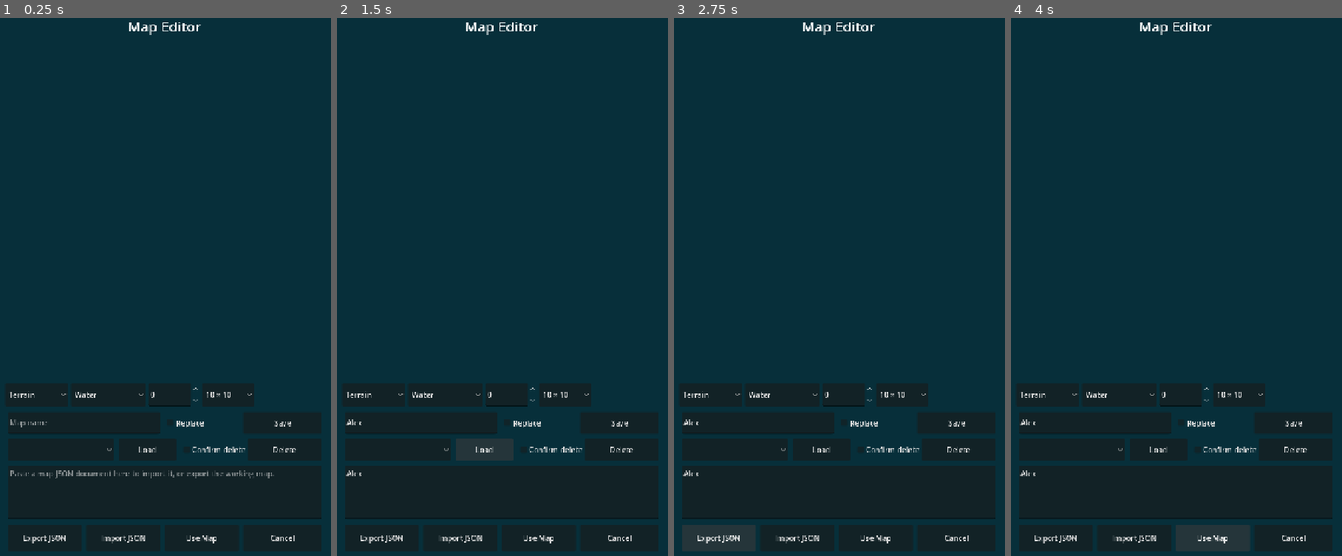
Above: before the commit, frames 1-4 (left to right).
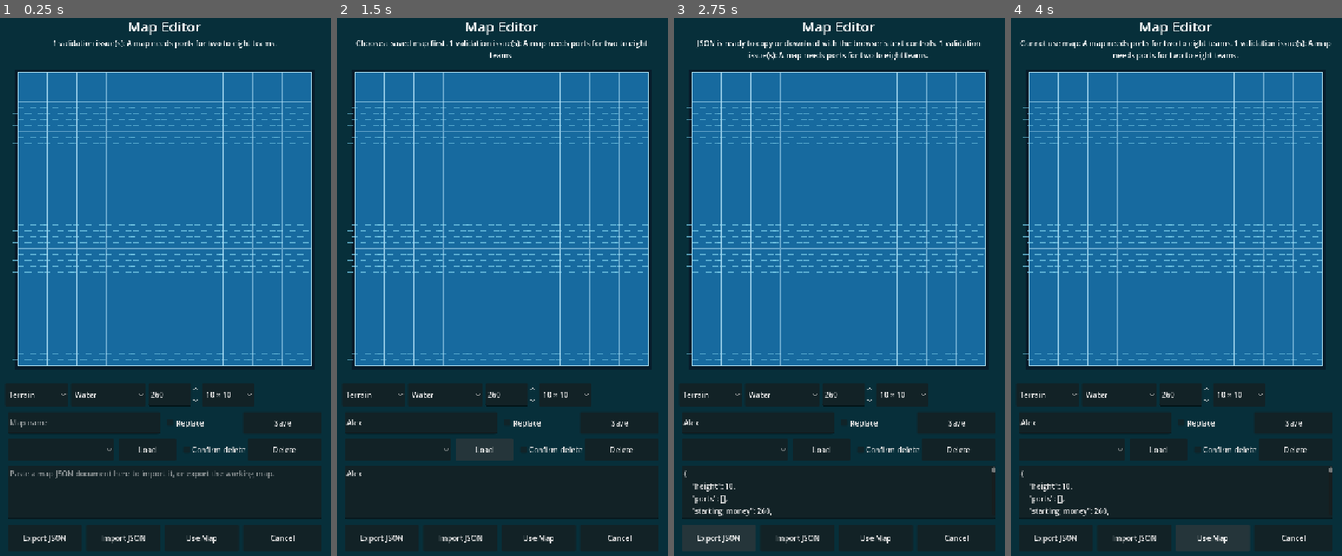
Above: after the commit, the same moments.

Repository: superdav42/henrys-boats
Game: Godot game, scene res://scenes/map_editor.tscn
Same seed, same stepped clock (60 frames per second), same inputs: the game is played once before the commit and once after it. This scene is started directly instead of the project's main scene.
Inputs (mouse positions are in pixels of both pictures, inside the frame that each line leads up to):
- Up to frame 1 (0.25 s): no input
- Up to frame 2 (1.5 s): click (419, 421) at 0.52 s; type "Alex" at 0.6 s; click (502, 491) at 0.75 s; type "Alex" at 0.83 s; click "Load" at 1.25 s
- Up to frame 3 (2.75 s): click "Export JSON" at 2 s
- Up to frame 4 (4 s): click "Import JSON" at 2.75 s; click "Use Map" at 3.5 s

The runs differ from the first frame. In frame 1, 49% of the frame differs, in the area x 3-95%, y 4-72%; in frame 2, 49%; in frame 3, 50%, in the area x 2-98%, y 4-93%; in frame 4, 50%.
Error before the commit: Invalid access to property or key 'starting_money' on a base object of type 'Nil'. (res://scripts/map_editor.gd:45)

Commit message:
wip: restore editable map rendering

Diff:
--- a/scenes/main.tscn
+++ b/scenes/main.tscn
@@ -7,10 +7,12 @@
 [node name="Main" type="Node2D"]
 script = ExtResource("1_main_script")
 
-[node name="Background" type="ColorRect" parent="."]
+[node name="BackgroundLayer" type="CanvasLayer" parent="."]
+layer = -10
+
+[node name="Background" type="ColorRect" parent="BackgroundLayer"]
 offset_right = 720.0
 offset_bottom = 1280.0
-z_index = -100
 color = Color(0.027451, 0.184314, 0.227451, 1)
 mouse_filter = 2
 
--- a/scenes/map_editor.tscn
+++ b/scenes/map_editor.tscn
@@ -6,10 +6,12 @@
 [node name="MapEditor" type="Node2D"]
 script = ExtResource("1_editor")
 
-[node name="Background" type="ColorRect" parent="."]
+[node name="BackgroundLayer" type="CanvasLayer" parent="."]
+layer = -10
+
+[node name="Background" type="ColorRect" parent="BackgroundLayer"]
 offset_right = 720.0
 offset_bottom = 1280.0
-z_index = -100
 color = Color(0.027451, 0.184314, 0.227451, 1)
 mouse_filter = 2
 
--- a/scripts/map_board.gd
+++ b/scripts/map_board.gd
@@ -7,6 +7,7 @@
 const BASE_CELL_SIZE := 64.0
 const MIN_ZOOM := 0.05
 const MAX_ZOOM := 2.0
+const DETAILED_TERRAIN_MIN_ZOOM := 0.25
 @export var view_rect := Rect2(24, 270, 672, 520)
 var map_data
 var units: Array[Dictionary] = []
@@ -24,6 +25,7 @@
 
 func set_match(new_map, new_units: Array[Dictionary], selected_id: int, team_id: int, stats: Dictionary) -> void:
 	var should_fit: bool = map_data != new_map
+	visible = true
 	map_data = new_map
 	units = new_units
 	selected_unit_id = selected_id
@@ -37,6 +39,7 @@
 
 func set_editor_map(new_map) -> void:
 	var should_fit: bool = map_data != new_map
+	visible = true
 	map_data = new_map
 	units = new_map.starting_units
 	selected_unit_id = -1
@@ -60,7 +63,7 @@
 	pan = view_rect.position + (view_rect.size - fitted_size) * 0.5
 
 func _process(delta: float) -> void:
-	if visible and map_data != null:
+	if visible and map_data != null and zoom_level >= DETAILED_TERRAIN_MIN_ZOOM:
 		water_phase = fmod(water_phase + delta, 6.0)
 		queue_redraw()
 
@@ -89,6 +92,9 @@
 	draw_rect(board_rect, Color("b9edff"), false, maxf(3.0, 3.0 * zoom_level))
 
 func _draw_terrain(rect: Rect2, terrain: String, cell: Vector2i) -> void:
+	if zoom_level < DETAILED_TERRAIN_MIN_ZOOM:
+		draw_rect(rect, _terrain_base_color(terrain))
+		return
 	match terrain:
 		"Shore":
 			_draw_shore(rect, cell)
@@ -118,6 +124,17 @@
 		_:
 			_draw_water(rect)
 
+func _terrain_base_color(terrain: String) -> Color:
+	match terrain:
+		"Shore": return Color("dcbf77")
+		"Land": return Color("4b8a4b")
+		"Mountain": return Color("6f7478")
+		"Snow Mountain": return Color("dce8ed")
+		"Forest": return Color("28613b")
+		"Reef": return Color("38a897")
+		"River": return Color("4e91ad")
+		_: return Color("176a9f")
+
 func _draw_shore(rect: Rect2, cell: Vector2i) -> void:
 	_draw_water(rect)
 	var sand := Color("dcbf77")
--- a/scripts/map_data.gd
+++ b/scripts/map_data.gd
@@ -161,7 +161,13 @@
 	return errors
 
 func copy():
-	return from_dictionary(to_dictionary())
+	var duplicate_map = get_script().new(width, height, starting_money)
+	duplicate_map.terrain = terrain.duplicate()
+	for port in ports:
+		duplicate_map.ports.append(port.duplicate(true))
+	for unit in starting_units:
+		duplicate_map.starting_units.append(unit.duplicate(true))
+	return duplicate_map
 
 func is_inside(cell: Vector2i) -> bool:
 	return cell.x >= 0 and cell.x < width and cell.y >= 0 and cell.y < height
--- a/tests/test_terrain_rules.gd
+++ b/tests/test_terrain_rules.gd
@@ -56,12 +56,15 @@
 	_expect(state._can_attack(submarine, patrol), "Submarines must be able to attack surface units.")
 
 func _test_board_presentation() -> void:
+	var draft = MapDataResource.new(10, 10, 260)
+	var draft_copy = draft.copy()
+	_expect(draft_copy != null, "Incomplete editor drafts must remain copyable before ports are placed.")
 	var board = MapBoardResource.new()
 	board.set_editor_map(MapDataResource.new(100, 100, 260))
 	var map_rect := Rect2(board.pan, Vector2(100, 100) * board.BASE_CELL_SIZE * board.zoom_level)
 	_expect(board.view_rect.encloses(map_rect), "The full 100x100 map must fit inside the board view.")
 	var editor = load("res://scenes/map_editor.tscn").instantiate()
-	_expect(editor.get_node("Background").z_index < editor.get_node("MapBoard").z_index, "The editor map must render above its background.")
+	_expect(editor.get_node("BackgroundLayer").layer < 0, "The editor background must render on a canvas layer below the map.")
 	editor.free()
 	board.free()
 
